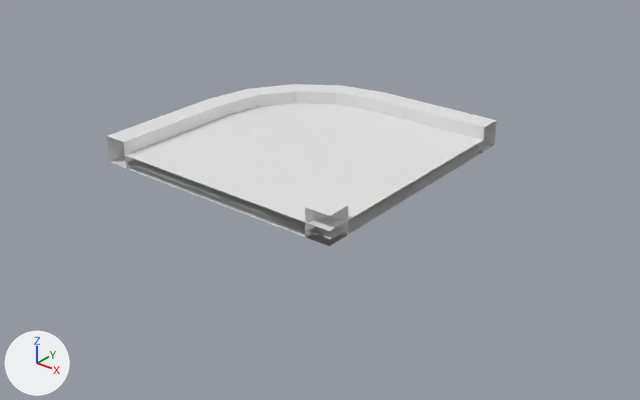
The Blender file static/block/curve/1.blend as it was, and as the next commit left it.
One viewpoint serves both versions: a 50 mm lens placed at (9.57, -11.56, 6.32), pointed at (1.5, -1.46, 0.06). Lighting does not change. The marker at lower left points along +X, +Y and +Z.

Names of what the first picture shows: 'convexHull_0_slab', 'convexHull_0_wall.001', 'convexHull_0_wall.002', 'trimesh_0_wall'.
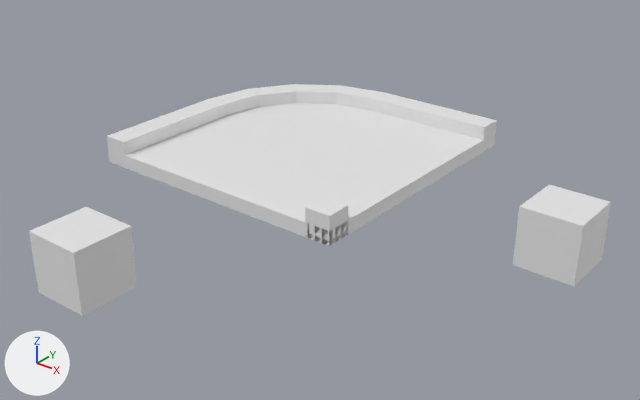
Pixel boxes (x1, y1, x2, y2) of what changed, in the pictures (640 x 400 px):
'slot.001', added: after (29, 207, 138, 316)
'slot', added: after (513, 184, 611, 286)
'trimesh_0_wall.001', shown: after (107, 120, 497, 246)
'convexHull_0_wall.002', unchanged, covered by the edit: before (126, 146, 483, 246)

The edits, one by one:
me_plane_001 is used by ob_trimesh_0_wall_001; location (0.0, 0.0, 0.0).
me_plane_001 had 8 vertices, 2 faces and spanned x -2.5..2.5, y -2.5..2.5, z 0.0..0.5.
me_plane_001 now has 26 vertices, 8 faces and spans x -2.5..2.5, y -2.5..2.5, z 0.0..0.5.
Part 1, on me_plane_001:
2 faces are deleted.
18 vertices are added at x -2.05..2.5, y -2.5..2.05, z 0.0..0.5.
8 new faces join them.
Mesh me_cube_001 is new.
It is a box spanning x -0.5..0.5, y -0.5..0.5, z -0.5..0.5.
Object 'trimesh_0_wall.001' (ob_trimesh_0_wall_001) is now shown.
Object 'slot' (ob_slot) is new; it shows me_cube_001.
Its location is (5.0, 0.0, 0.0).
Object 'slot.001' (ob_slot_001) is new; it shows a copy of me_cube_001.
Its location is (0.0, -5.0, 0.0).
